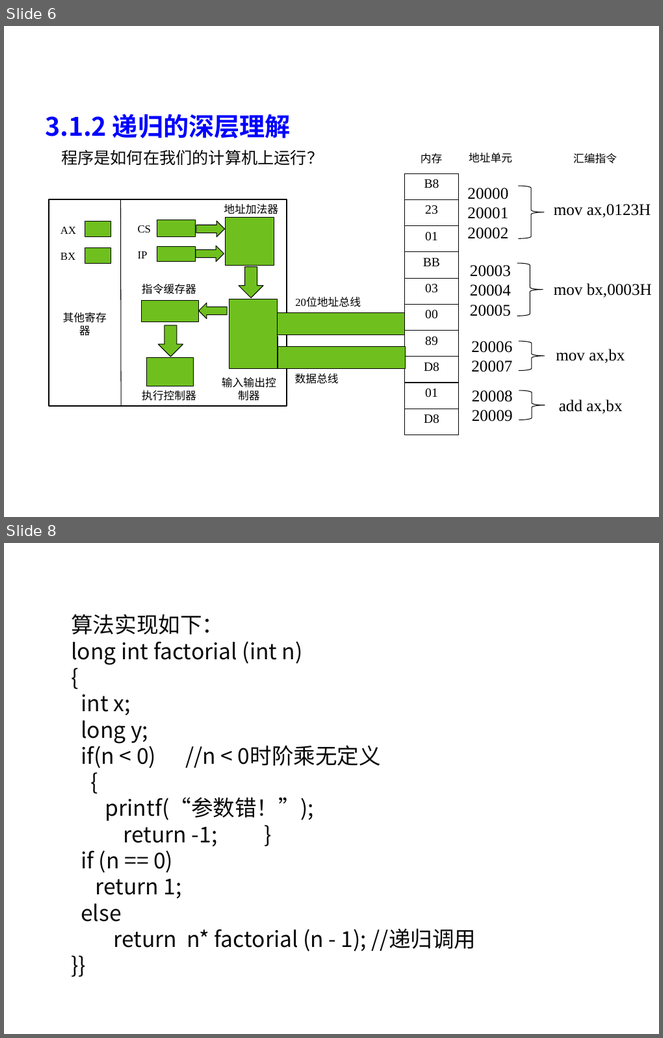
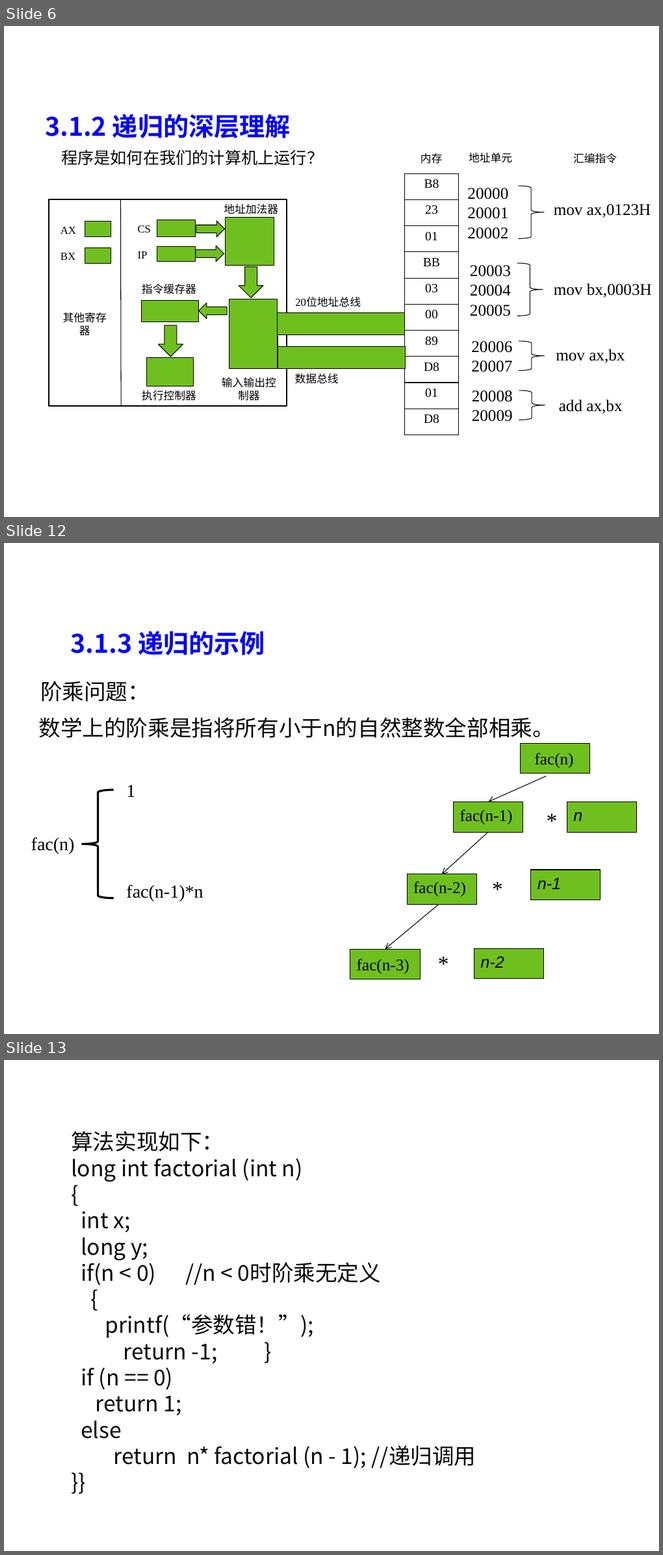
Before and after one commit to liutongling/DP, a slide deck: file/第3章 分治法计.pptx. Shown one above the other, each under a label of ours: slides 6 and 8 before the commit, slides 6, 12 and 13 after it; the slides between them are not shown. The pictures are 663x1038 and 663x1555 pixels, drawn with LibreOffice and Linux fonts; fonts in the diff are those of the drawing; background and template pictures are left out. Boxes give left, top, right and bottom in pixels: in the first picture for what was removed or moved away, otherwise in the second. Text is boxed around its words. In the diff, an @@ line names an element or a change of style, - is before the commit and + after.

```diff
--- a/file/第3章 分治法计.pptx
+++ b/file/第3章 分治法计.pptx
@@ slide 12 added at (4,543,659,1034), background #FFFFFF @@
@@ text added at (71,631,265,655), 28 pt, text #0000FF, bold @@
+3.1.3 递归的示例
@@ text added at (40,681,150,702), 24 pt, text #080808 @@
+阶乘问题：
@@ text added at (39,717,555,738), 24 pt, text #080808 @@
+数学上的阶乘是指将所有小于n的自然整数全部相乘。
@@ left brace added at (82,790,113,898), outline #000000 2.25 pt @@
@@ text added at (126,785,203,901), 20 pt, text #000000 @@
+1
+fac(n-1)*n
@@ text added at (31,837,75,854), 20 pt, text #000000 @@
+fac(n)
@@ group added at (350,743,636,979): 7 rectangles, 7 texts, 3 arrows @@
+fac(n)
+fac(n-1)
+fac(n-2)
+fac(n-3)
+n
+n-1
+n-2
+*
+*
+*
@@ what was slide 8 is now slide 13 @@
```
Also in this commit, not shown: 2 slides changed, 3 other slides added, 2 slides removed.
